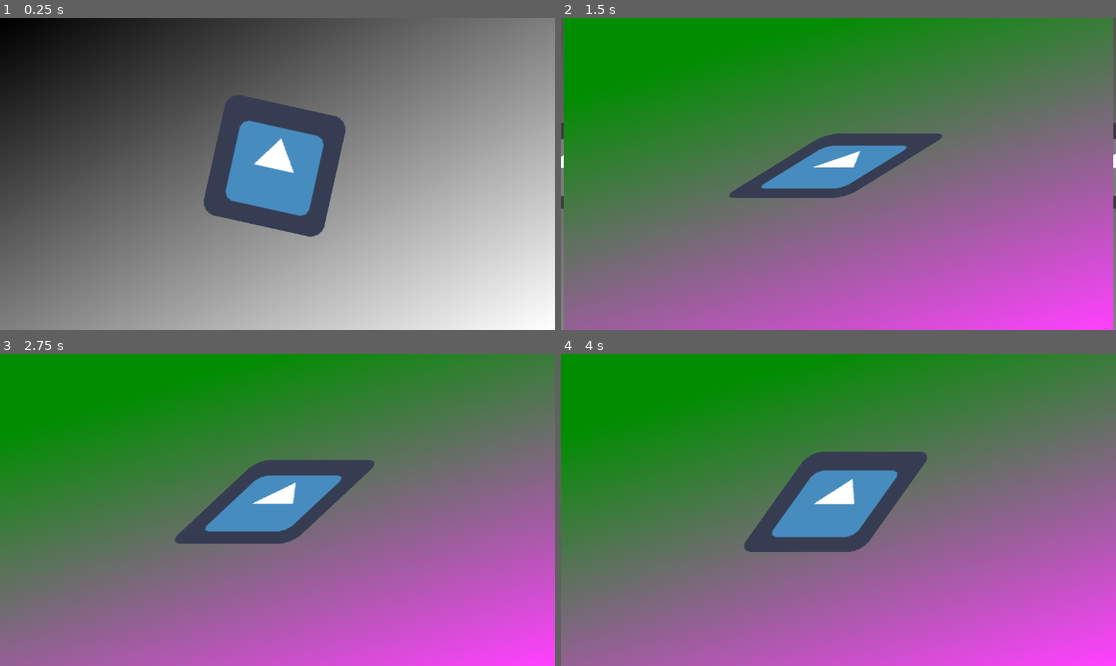
Above: before the commit, frames 1-4 (two rows, left to right).
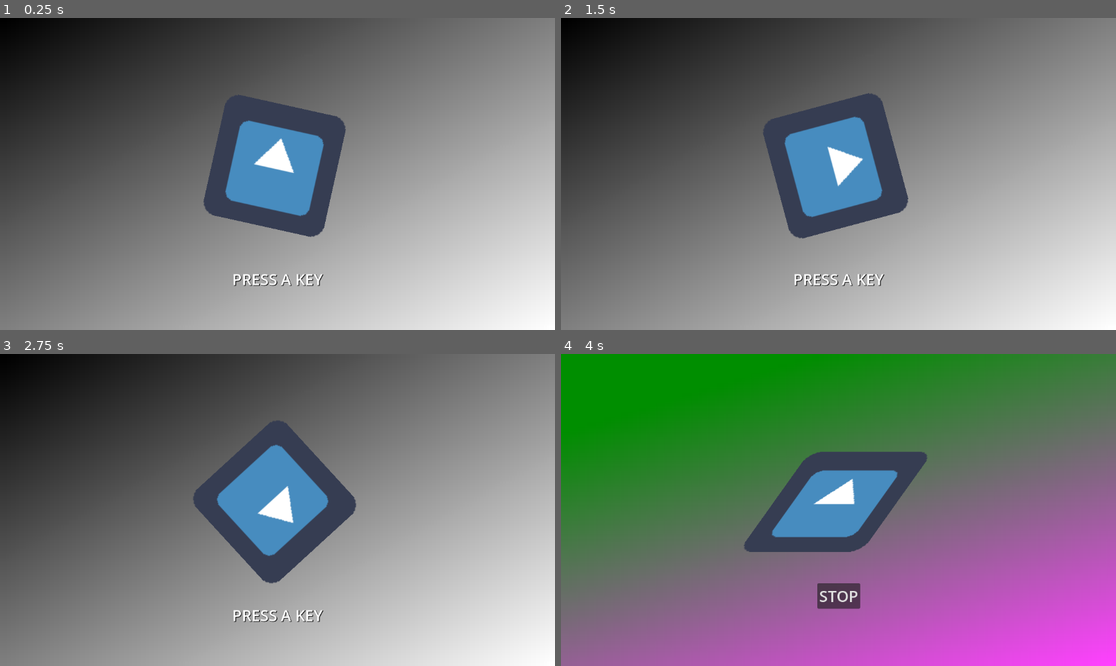
Above: after the commit, the same moments.

Repository: HephepTeam/cutout_transition
Game: Godot game, scene res://main.tscn
Same seed, same stepped clock (60 frames per second), same inputs: the game is played once before the commit and once after it. The engine's default icon, where the game draws it, is replaced by a stand-in: a white triangle on a blue panel in a dark square.
Inputs (mouse positions are in pixels of both pictures, inside the frame that each line leads up to):
- Up to frame 1 (0.25 s): no input
- Up to frame 2 (1.5 s): click (838, 261) at 0.5 s, where only the run after the commit has a clickable "STOP"; click (838, 261) at 1.25 s, where only the run after the commit has a clickable "STOP"
- Up to frame 3 (2.75 s): click (277, 597) at 2 s, where only the run after the commit has a clickable "STOP"
- Up to frame 4 (4 s): tap A at 2.75 s; move the mouse to (960, 494) at 2.77 s; click (960, 494) at 2.92 s; move the mouse to (727, 525) at 3.52 s; click (727, 525) at 3.67 s

The runs differ from the first frame. In frame 1, 0.3% of the frame differs, in the area x 42-59%, y 81-86%; in frame 2, 89%, in the area x 0-100%, y 0-100%; in frame 3, 88%; in frame 4, 0.6%.

Commit message:
Updated the project to demonstrate the transition blocking the mouse input temporarly

Diff:
--- a/main.gd
+++ b/main.gd
@@ -5,9 +5,9 @@
 	ScreenshotTransition.scene_hidden.connect(_on_scene_hidden)
 
 func _input(event):
-	if (event is InputEventKey and event.is_pressed()) or \
-		 (event is InputEventMouseButton and event.is_pressed()):
+	if event is InputEventKey and event.is_pressed():
 		ScreenshotTransition.start_transition()
 
+# signal callback reacting to the scene_hidden signal emitted by the transition autoload
 func _on_scene_hidden():
 	$Scene1.visible = false
--- a/main.tscn
+++ b/main.tscn
@@ -38,6 +38,21 @@
 scale = Vector2(2, 2)
 texture = ExtResource("2_5bryo")
 
+[node name="Button" type="Button" parent="Scene2"]
+anchors_preset = 8
+anchor_left = 0.5
+anchor_top = 0.5
+anchor_right = 0.5
+anchor_bottom = 0.5
+offset_left = -24.5
+offset_top = 163.0
+offset_right = 24.5
+offset_bottom = 194.0
+grow_horizontal = 2
+grow_vertical = 2
+theme_override_font_sizes/font_size = 32
+text = "STOP"
+
 [node name="Scene1" type="CanvasLayer" parent="."]
 script = ExtResource("1_7khu4")
 
@@ -53,3 +68,21 @@
 position = Vector2(570, 307)
 scale = Vector2(2, 2)
 texture = ExtResource("2_5bryo")
+
+[node name="Label" type="Label" parent="Scene1"]
+anchors_preset = 8
+anchor_left = 0.5
+anchor_top = 0.5
+anchor_right = 0.5
+anchor_bottom = 0.5
+offset_left = -47.5
+offset_top = 207.0
+offset_right = 47.5
+offset_bottom = 230.0
+grow_horizontal = 2
+grow_vertical = 2
+theme_override_colors/font_shadow_color = Color(0, 0, 0, 1)
+theme_override_font_sizes/font_size = 32
+text = "PRESS A KEY"
+
+[connection signal="pressed" from="Scene2/Button" to="Scene2" method="_on_button_pressed"]
--- a/scene_2.gd
+++ b/scene_2.gd
@@ -1,6 +1,12 @@
 extends CanvasLayer
 
 const SPEED = 30
+var turning = true
 
 func _process(delta):
-	$Icon.skew += delta * SPEED
+	if turning:
+		$Icon.skew += delta * SPEED
+
+
+func _on_button_pressed() -> void:
+	turning = false
--- a/screenshot_transition.gd
+++ b/screenshot_transition.gd
@@ -4,42 +4,53 @@
 
 @onready var window_size = get_viewport().get_visible_rect().size
 
+var transition_ongoing = false
+
 func _ready():
 	$Right.position.x = window_size.x /2.0
 
 func start_transition():
-	# optional - block mouse inputs
-	$Control.mouse_filter = Control.MOUSE_FILTER_STOP
+	if !transition_ongoing:
+		transition_ongoing = true
 
-	# take screenshot of the whole screen and convert it because I don't have
-	# a clue what the default format is
-	var tex = get_viewport().get_texture().get_image()
-	tex.convert(Image.FORMAT_RGBA8)
+		# optional - block mouse inputs
+		$Control.mouse_filter = Control.MOUSE_FILTER_STOP
 
-	# Slice the screenshot in 2 parts for each side of the screen
-	var left_image = Image.new().create_empty(window_size.x/2, window_size.y,false, Image.FORMAT_RGBA8)
-	var right_image = Image.new().create_empty(window_size.x/2, window_size.y,false, Image.FORMAT_RGBA8)
-	var src_rect_left = Rect2i(Vector2i(0,0), Vector2i(window_size.x/2, window_size.y))
-	var src_rect_right = Rect2i(Vector2i(window_size.x/2,0), Vector2i(window_size.x/2, window_size.y))
-	left_image.blit_rect(tex, src_rect_left, Vector2i(0,0))
-	right_image.blit_rect(tex, src_rect_right, Vector2i(0,0))
+		# take screenshot of the whole screen and convert it because I don't have
+		# a clue what the default format is
+		var tex = get_viewport().get_texture().get_image()
+		tex.convert(Image.FORMAT_RGBA8)
 
-	# Apply the 2 new screenshots part as sprite on the screen and make them visible
-	# to hide the game
-	$Left.texture = ImageTexture.create_from_image(left_image)
-	$Right.texture = ImageTexture.create_from_image(right_image)
-	$Left.visible = true
-	$Right.visible = true
+		# Slice the screenshot in 2 parts for each side of the screen
+		var left_image = Image.new().create_empty(window_size.x/2, window_size.y,false, Image.FORMAT_RGBA8)
+		var right_image = Image.new().create_empty(window_size.x/2, window_size.y,false, Image.FORMAT_RGBA8)
+		var src_rect_left = Rect2i(Vector2i(0,0), Vector2i(window_size.x/2, window_size.y))
+		var src_rect_right = Rect2i(Vector2i(window_size.x/2,0), Vector2i(window_size.x/2, window_size.y))
+		left_image.blit_rect(tex, src_rect_left, Vector2i(0,0))
+		right_image.blit_rect(tex, src_rect_right, Vector2i(0,0))
 
-	# optional - notify that the scene is hidden
-	scene_hidden.emit()
+		# Apply the 2 new screenshots part as sprite on the screen and make them visible
+		# to hide the game
+		$Left.texture = ImageTexture.create_from_image(left_image)
+		$Right.texture = ImageTexture.create_from_image(right_image)
+		$Left.visible = true
+		$Right.visible = true
 
-	# optional - wait to increase tension of the player
-	await get_tree().create_timer(0.5).timeout
+		# optional - notify that the scene is hidden
+		scene_hidden.emit()
 
-	# make the 2 sprites move appart, revealing the game again
-	var tween = create_tween().set_trans(Tween.TRANS_SINE).set_ease(Tween.EASE_IN_OUT)
-	tween.set_parallel(false)
-	tween.tween_property($Left, "position:x", $Left.position.x-window_size.x/2, 0.5)
-	tween.set_parallel(true)
-	tween.tween_property($Right, "position:x", $Right.position.x+window_size.x/2, 0.5)
+		# optional - wait to increase tension of the player
+		await get_tree().create_timer(0.5).timeout
+
+		# make the 2 sprites move appart, revealing the game again
+		var tween = create_tween().set_trans(Tween.TRANS_SINE).set_ease(Tween.EASE_IN_OUT)
+		tween.set_parallel(false)
+		tween.tween_property($Left, "position:x", $Left.position.x-window_size.x/2, 0.5)
+		tween.set_parallel(true)
+		tween.tween_property($Right, "position:x", $Right.position.x+window_size.x/2, 0.5)
+
+
+		# optional - unblock mouse inputs
+		await tween.finished
+		$Control.mouse_filter = Control.MOUSE_FILTER_IGNORE
+		transition_ongoing = false
